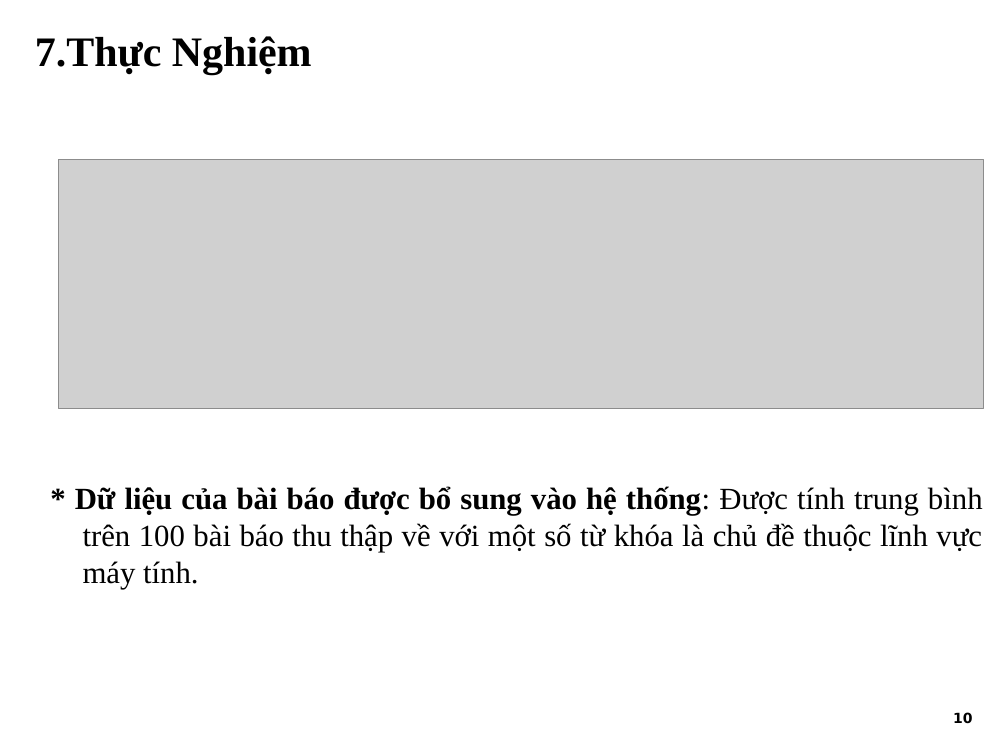
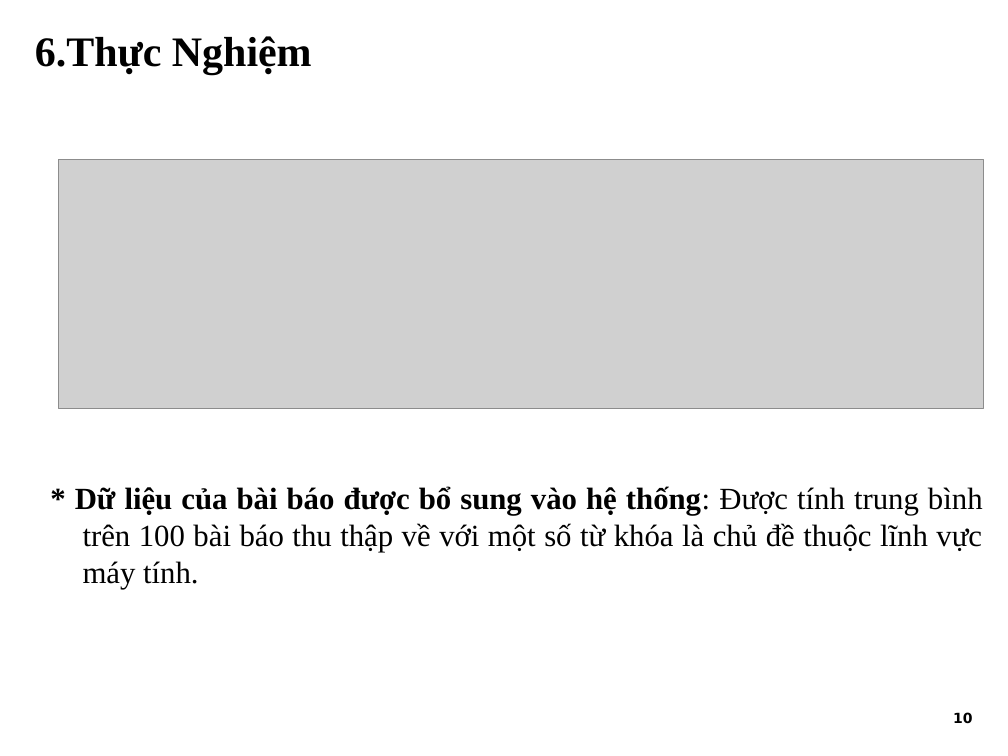
Before and after one commit to tiendv/detaitotnghiep, a slide deck: slide 11 of Report/Slide Baove/Final_slide.ppt. Drawn at 1008x756 pixels with LibreOffice and Linux fonts; fonts in the diff are those of the drawing; grey boxes stand for pictures; background and template pictures are left out. Boxes give left, top, right and bottom in pixels: in the first picture for what was removed or moved away, otherwise in the second. Text is boxed around its words. In the diff, an @@ line names an element or a change of style, - is before the commit and + after.

```diff
--- a/Report/Slide Baove/Final_slide.ppt
+++ b/Report/Slide Baove/Final_slide.ppt
@@ title at (x1=35, y1=36, x2=312, y2=74): text changed @@
-7.Thực Nghiệm
+6.Thực Nghiệm
```
Also in this commit, not shown: 7 other slides changed.
